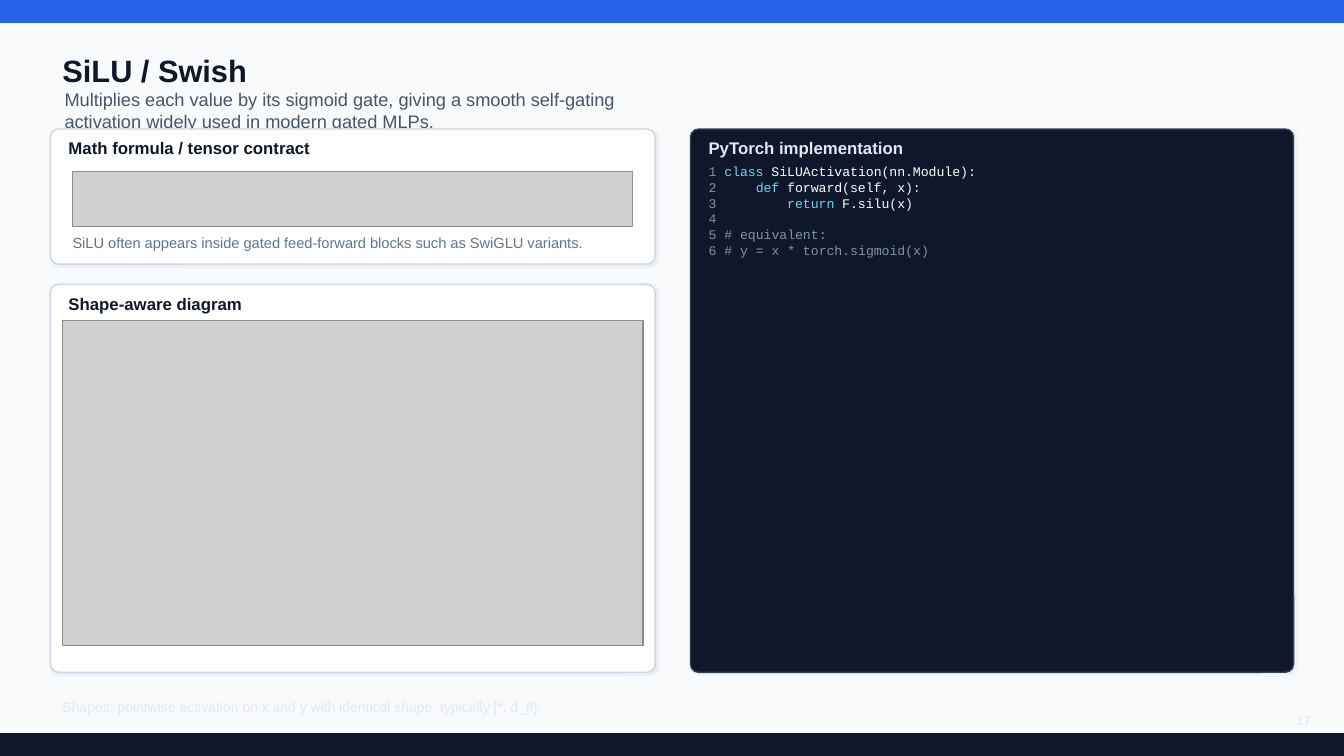
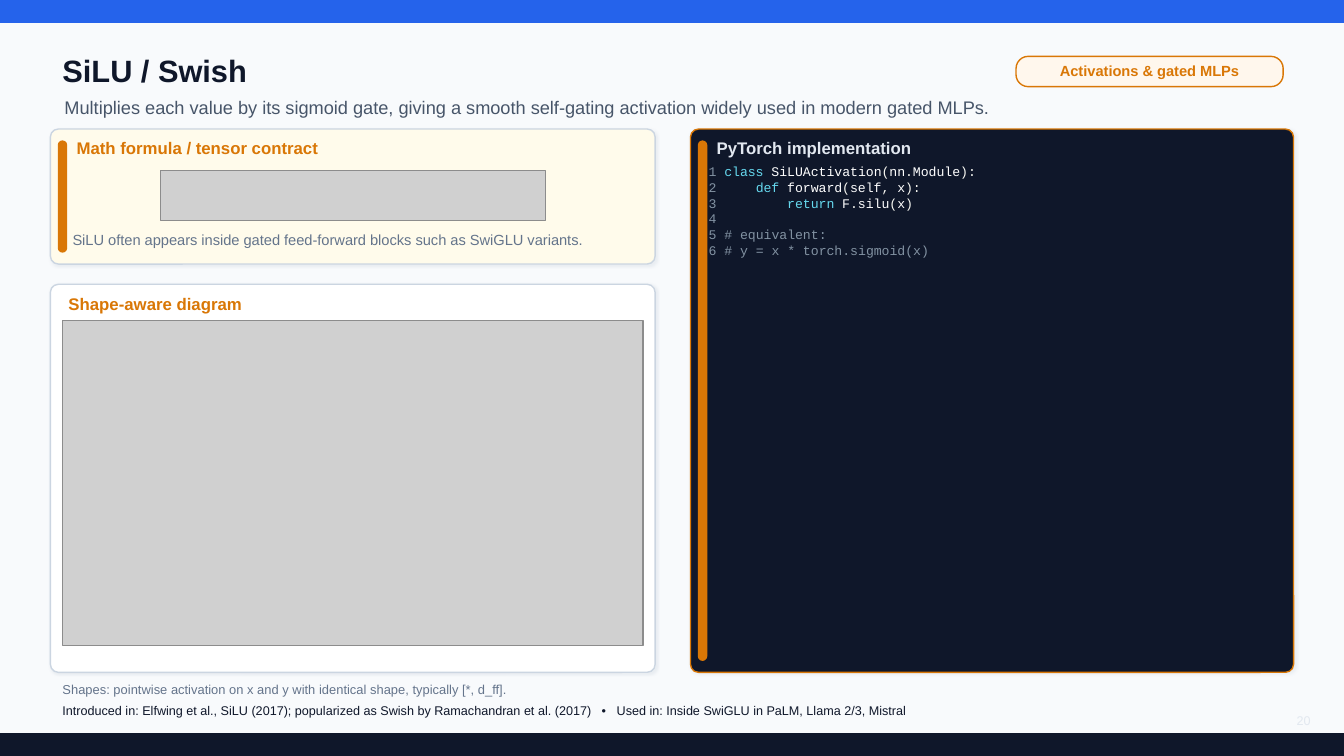
Before and after one commit to ykaitao/AI-ML-Hands-on, a slide deck: slide 20 of lecture_notes/.llms_deck_work/LLMs.pptx (slide 17 before the commit). Drawn at 1344x756 pixels with LibreOffice and Linux fonts; fonts in the diff are those of the drawing; grey boxes stand for pictures. Boxes give left, top, right and bottom in pixels: in the first picture for what was removed or moved away, otherwise in the second. Text is boxed around its words. In the diff, an @@ line names an element or a change of style, - is before the commit and + after.

```diff
--- a/lecture_notes/.llms_deck_work/LLMs.pptx
+++ b/lecture_notes/.llms_deck_work/LLMs.pptx
@@ rounded rectangle added at bbox=[1016, 56, 1284, 87], fill #FFF7ED, outline #D97706 1 pt @@
@@ text added at bbox=[1060, 65, 1239, 79], 10.5 pt, text #D97706, bold @@
+Activations & gated MLPs
@@ text "Multiplies each value by its ..." rewrapped from bbox=[65, 93, 615, 129] to bbox=[64, 101, 989, 118] @@
@@ rounded rectangle at bbox=[50, 129, 655, 264]: fill #FFFFFF to #FFFBEB @@
@@ rounded rectangle added at bbox=[58, 141, 67, 252], fill #D97706, outline #D97706 1 pt @@
@@ text "Math formula / tensor contract" at bbox=[77, 142, 318, 154]: text colour #0F172A to #D97706 @@
@@ text "Math formula / tensor contract": place and size @@
-text "Math formula / tensor contract" at bbox=[68, 142, 310, 154]
+text "Math formula / tensor contract" at bbox=[77, 142, 318, 154]
@@ rounded rectangle at bbox=[691, 129, 1294, 673]: outline #334155 1 pt to #D97706 1 pt @@
@@ rounded rectangle added at bbox=[699, 141, 707, 660], fill #D97706, outline #D97706 1 pt @@
@@ text "PyTorch implementation": place and size @@
-text "PyTorch implementation" at bbox=[709, 142, 903, 158]
+text "PyTorch implementation" at bbox=[717, 142, 911, 158]
@@ picture: place and size @@
-picture at bbox=[73, 171, 633, 227]
+picture at bbox=[160, 170, 545, 221]
@@ text "Shape-aware diagram" at bbox=[68, 298, 242, 314]: text colour #0F172A to #D97706 @@
@@ text added at bbox=[62, 684, 507, 697], 9.2 pt, text #64748B @@
+Shapes: pointwise activation on x and y with identical shape, typically [*, d_ff].
@@ text added at bbox=[62, 706, 906, 718], 9 pt, text #0F172A @@
+Introduced in: Elfwing et al., SiLU (2017); popularized as Swish by Ramachandran et al. (2017) • Used in: Inside SwiGLU in PaLM, Llama 2/3, Mistral
```
Also in this commit, not shown: 16 other slides changed, 4 slides added, 8 other files.
